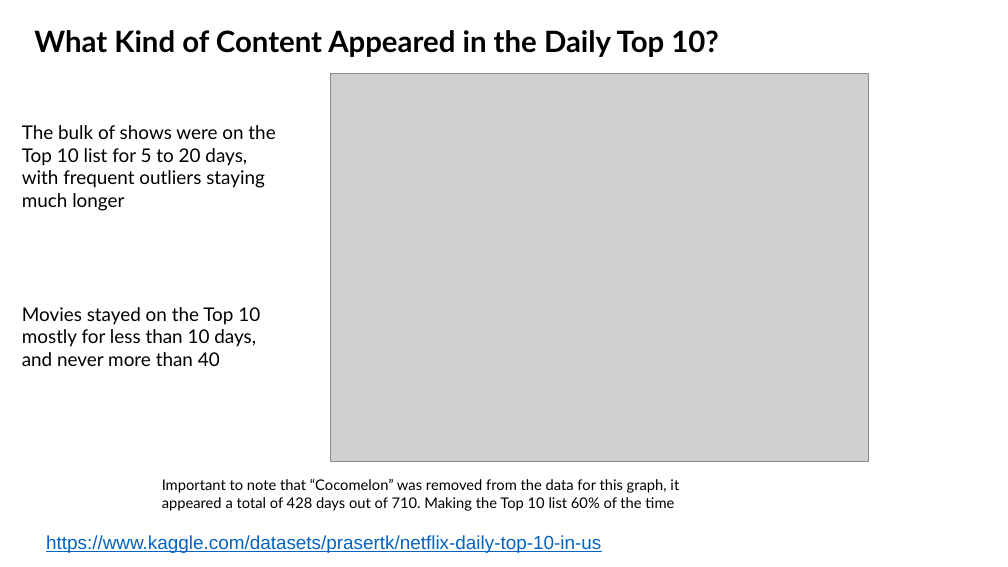
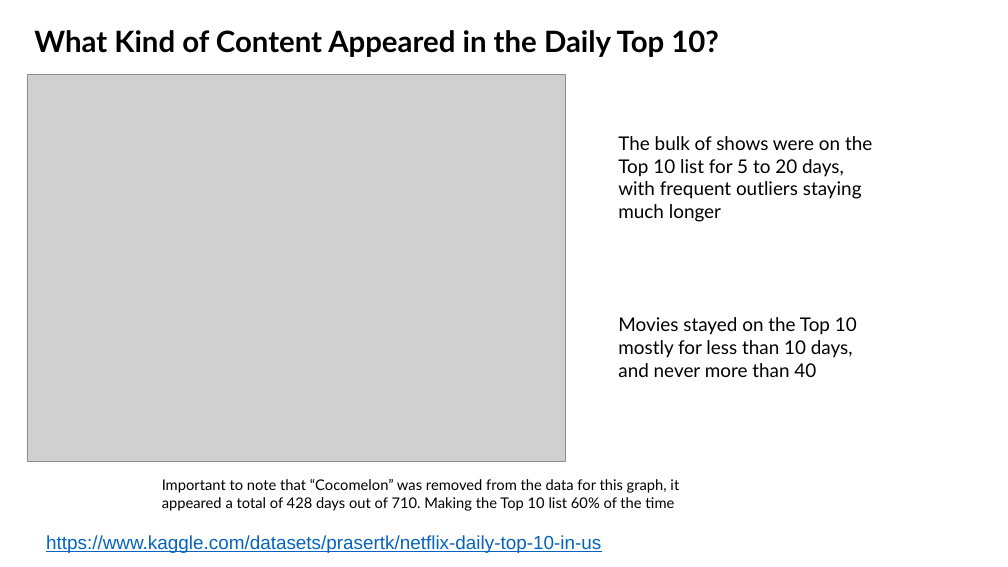
Before and after one commit to Costilrt/The-First-Project, a slide deck: slide 3 of matthews-slides.pptx. Drawn at 1008x567 pixels with LibreOffice and Linux fonts; fonts in the diff are those of the drawing; grey boxes stand for pictures; background and template pictures are left out. Boxes give left, top, right and bottom in pixels: in the first picture for what was removed or moved away, otherwise in the second. Text is boxed around its words. In the diff, an @@ line names an element or a change of style, - is before the commit and + after.

```diff
--- a/matthews-slides.pptx
+++ b/matthews-slides.pptx
@@ picture: place and size @@
-picture at (330, 74, 869, 461)
+picture at (27, 74, 566, 461)
@@ text "The bulk of shows were ...": place and size @@
-text "The bulk of shows were ..." at (22, 125, 275, 366)
+text "The bulk of shows were ..." at (618, 136, 872, 377)
```
Also in this commit, not shown: 3 other slides changed, 1 slide added, 3 other files.
